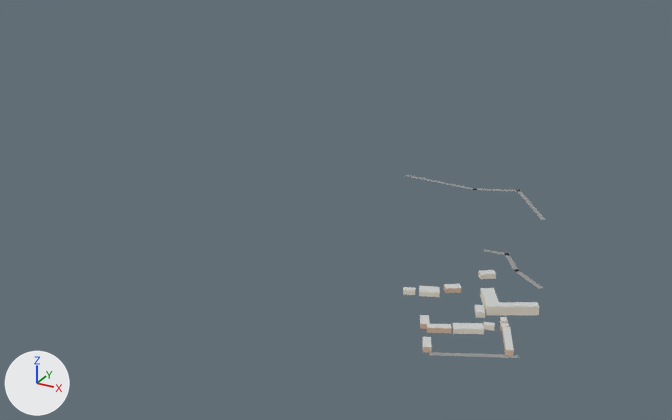
What one commit did to the glTF model godot/shahar/bolak_13_-7.glb.
Camera for both pictures: a 50 mm lens placed at (554.0, -891.0, 336.0), pointed at (187.0, -224.0, 2.0). Arrows for +X, +Y and +Z are at lower left; the lights stay in place. The older version comes first. Objects named as collision shapes, trigger or cutter boxes, shadow casters or lower levels of detail are left out. Vertices at exactly the same position are counted once.

The first picture shows 'Devor_Gisht-col', 'Devor_Suvoq-col', 'Tom_Shifer', 'Yol_Mahalla'.
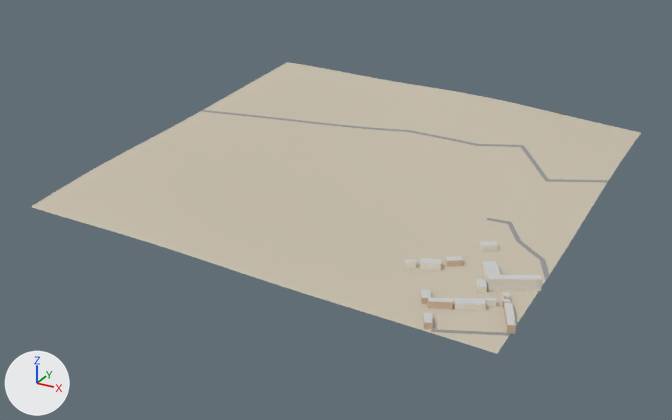
Location of each change, (x1, y1, x2, y2) in pixels of the pictures (672 x 420 px; the box of a moved part takes in the faces that stretch with it):
'Yer_Tuproq-col', added: after (31, 62, 641, 354)
'Tom_Shifer', reshaped: before (403, 270, 540, 350); after (404, 241, 542, 325)
'Devor_Suvoq-col', reshaped (8% taller): before (403, 272, 539, 334); after (404, 243, 542, 310)
'Yol_Mahalla-col', added: after (201, 110, 609, 336)
'Devor_Gisht-col', reshaped (8% taller): before (420, 286, 514, 356); after (421, 258, 516, 334)
'Yol_Mahalla', deleted: before (405, 175, 546, 358)
part 1 of me_devor_gisht, moved or reshaped: before (443, 286, 462, 293); after (445, 258, 463, 266)
part 2 of me_devor_gisht, moved or reshaped: before (420, 323, 452, 333); after (421, 296, 453, 309)
part 3 of me_devor_gisht, moved or reshaped: before (422, 337, 432, 352); after (423, 313, 433, 329)
part 4 of me_devor_gisht, moved or reshaped: before (502, 328, 514, 356); after (504, 304, 516, 334)
part 5 of me_devor_suvoq, moved or reshaped: before (403, 290, 415, 295); after (404, 262, 417, 268)
part 6 of me_devor_suvoq, moved or reshaped: before (419, 291, 440, 297); after (420, 263, 441, 271)
part 7 of me_devor_suvoq, moved or reshaped: before (480, 290, 539, 316); after (482, 263, 542, 291)
part 8 of me_devor_suvoq, moved or reshaped: before (500, 317, 508, 323); after (502, 293, 510, 299)
part 9 of me_devor_suvoq, moved or reshaped: before (474, 307, 485, 318); after (476, 279, 487, 293)
part 10 of me_devor_suvoq, moved or reshaped: before (478, 272, 496, 279); after (480, 243, 498, 251)
part 11 of me_devor_suvoq, moved or reshaped: before (452, 324, 484, 334); after (454, 302, 486, 310)
part 12 of me_devor_suvoq, moved or reshaped: before (483, 325, 495, 331); after (485, 300, 497, 307)
part 13 of me_tom_shifer, moved or reshaped: before (481, 288, 540, 307); after (483, 261, 542, 279)
part 14 of me_tom_shifer, moved or reshaped: before (444, 284, 461, 289); after (481, 241, 498, 246)
part 15 of me_tom_shifer, moved or reshaped: before (479, 270, 496, 275); after (445, 256, 463, 261)
part 16 of me_tom_shifer, deleted: before (403, 286, 514, 350)
part 17 of me_tom_shifer, added: after (421, 279, 516, 325)
part 18 of me_tom_shifer, added: after (404, 258, 441, 265)

The change, as a list of edits to the scene's bpy script:
```text
Change me_devor_gisht:
    remove me_devor_gisht.from_pydata(...)  # 48 vertices, 48 faces; spans x 326.4..402.8, y -398.1..-303.1, z 0.0..4.0
    add me_devor_gisht.from_pydata(...)  # 48 vertices, 48 faces; spans x 326.4..402.5, y -398.1..-303.1, z 16.4..26.9
    me_devor_gisht part 1: the loose piece of 8 vertices spanning x 326.4..340.2, y -315.5..-303.1, z 0.0..4.0 is scaled about its middle by (1, 1, 1.22), then moved by (0.0, 0.0, 22.5)
    me_devor_gisht part 2: the loose piece of 16 vertices spanning x 329.5..356.0, y -373.8..-357.6, z 0.0..4.0 is scaled about its middle by (1, 1, 1.44), then moved by (0.0, 0.0, 19.6)
    me_devor_gisht part 3: the loose piece of 8 vertices spanning x 342.8..353.7, y -398.1..-383.6, z 0.0..4.0 is scaled about its middle by (1, 1, 1.32), then moved by (0.0, 0.0, 18.1)
    me_devor_gisht part 4: 8 of 48 vertices moved; they spanned x 385.5..402.8, y -375.1..-345.0, z 0.0..4.0 and now span x 385.5..402.5, y -374.7..-345.0, z 16.4..22.8; mean shift (-0.1, 0.3, 17.6); largest move (402.8, -373.0, 4.0) -> (390.5, -345.0, 22.8)
    other edits to the shape of me_devor_gisht do not show in these pictures
Change me_devor_suvoq:
    remove me_devor_suvoq.from_pydata(...)  # 68 vertices, 68 faces; spans x 301.8..401.1, y -366.4..-269.5, z 0.0..7.2
    add me_devor_suvoq.from_pydata(...)  # 68 vertices, 68 faces; spans x 301.8..401.1, y -366.4..-269.5, z 18.3..29.2
    me_devor_suvoq part 5: the loose piece of 8 vertices spanning x 301.8..311.8, y -332.4..-324.8, z 0.0..4.0 is scaled about its middle by (1, 1, 1.22), then moved by (0.0, 0.0, 22.7)
    me_devor_suvoq part 6: the loose piece of 8 vertices spanning x 311.3..328.7, y -328.9..-315.1, z 0.0..4.0 is scaled about its middle by (1, 1, 1.32), then moved by (0.0, 0.0, 22.4)
    me_devor_suvoq part 7: the loose piece of 12 vertices spanning x 354.8..401.1, y -331.9..-303.1, z 0.0..7.2 is scaled about its middle by (1, 1, 1.32), then moved by (0.0, 0.0, 20.8)
    me_devor_suvoq part 8: the loose piece of 8 vertices spanning x 380.0..386.6, y -340.5..-333.4, z 0.0..4.0 is scaled about its middle by (1, 1, 1.2), then moved by (0.0, 0.0, 19.2)
    me_devor_suvoq part 9: the loose piece of 8 vertices spanning x 357.9..368.7, y -338.1..-325.0, z 0.0..4.0 is scaled about its middle by (1, 1, 1.29), then moved by (0.0, 0.0, 20.2)
    me_devor_suvoq part 10: the loose piece of 8 vertices spanning x 341.3..355.0, y -281.8..-269.5, z 0.0..4.0 is scaled about its middle by (1, 1, 1.27), then moved by (0.0, 0.0, 23.9)
    me_devor_suvoq part 11: the loose piece of 8 vertices spanning x 353.6..376.0, y -366.4..-349.7, z 0.0..4.0 is scaled about its middle by (1, 1, 1.3), then moved by (0.0, 0.0, 18.9)
    me_devor_suvoq part 12: the loose piece of 8 vertices spanning x 372.1..380.6, y -351.2..-345.1, z 0.0..4.0 is scaled about its middle by (1, 1, 1.2), then moved by (0.0, 0.0, 18.9)
Change me_tom_shifer:
    remove me_tom_shifer.from_pydata(...)  # 58 vertices, 32 faces; spans x 301.8..402.8, y -398.1..-269.5, z 4.0..7.2
    add me_tom_shifer.from_pydata(...)  # 58 vertices, 32 faces; spans x 301.8..402.5, y -398.1..-269.5, z 22.7..29.2
    me_tom_shifer part 13: the loose piece of 6 vertices spanning x 354.8..401.1, y -331.9..-303.1, z 7.2 is moved by (0.0, 0.0, 22.0)
    me_tom_shifer part 14: the loose piece of 4 vertices spanning x 326.4..340.2, y -315.5..-303.1, z 4.0 is moved by (14.9, 33.7, 24.5)
    me_tom_shifer part 15: the loose piece of 4 vertices spanning x 341.3..355.0, y -281.8..-269.5, z 4.0 is moved by (-14.9, -33.7, 22.9)
    me_tom_shifer part 16: 10 loose pieces with 44 vertices, spanning x 301.8..402.8, y -398.1..-315.1, z 4.0, are deleted
    me_tom_shifer part 17: 36 vertices added at x 329.5..402.5, y -398.1..-325.0, z 22.7..24.8
    me_tom_shifer part 18: 8 vertices added at x 301.8..328.7, y -332.4..-315.1, z 27.0..27.1
Remove ob_yol_mahalla:
    ob_yol_mahalla = bpy.data.objects.new('Yol_Mahalla', me_yol_mahalla)
Add ob_yol_mahalla_col:
    ob_yol_mahalla_col = bpy.data.objects.new('Yol_Mahalla-col', me_yol_mahalla_1)  # 171 vertices, 168 faces; spans x 0.0..400.0, y -399.0..-95.0, z 17.0..50.0; in mat_yol_mahalla (grey #949494)
    ob_yol_mahalla_col.location = (0.0, 0.0, 0.0)
Add ob_yer_tuproq_col:
    ob_yer_tuproq_col = bpy.data.objects.new('Yer_Tuproq-col', me_yer_tuproq)  # 441 vertices, 800 faces; spans x 0.0..400.0, y -400.0..0.0, z 16.0..62.0; in mat_yer_tuproq (light grey #c8bfad)
    ob_yer_tuproq_col.location = (0.0, 0.0, 0.0)
```
